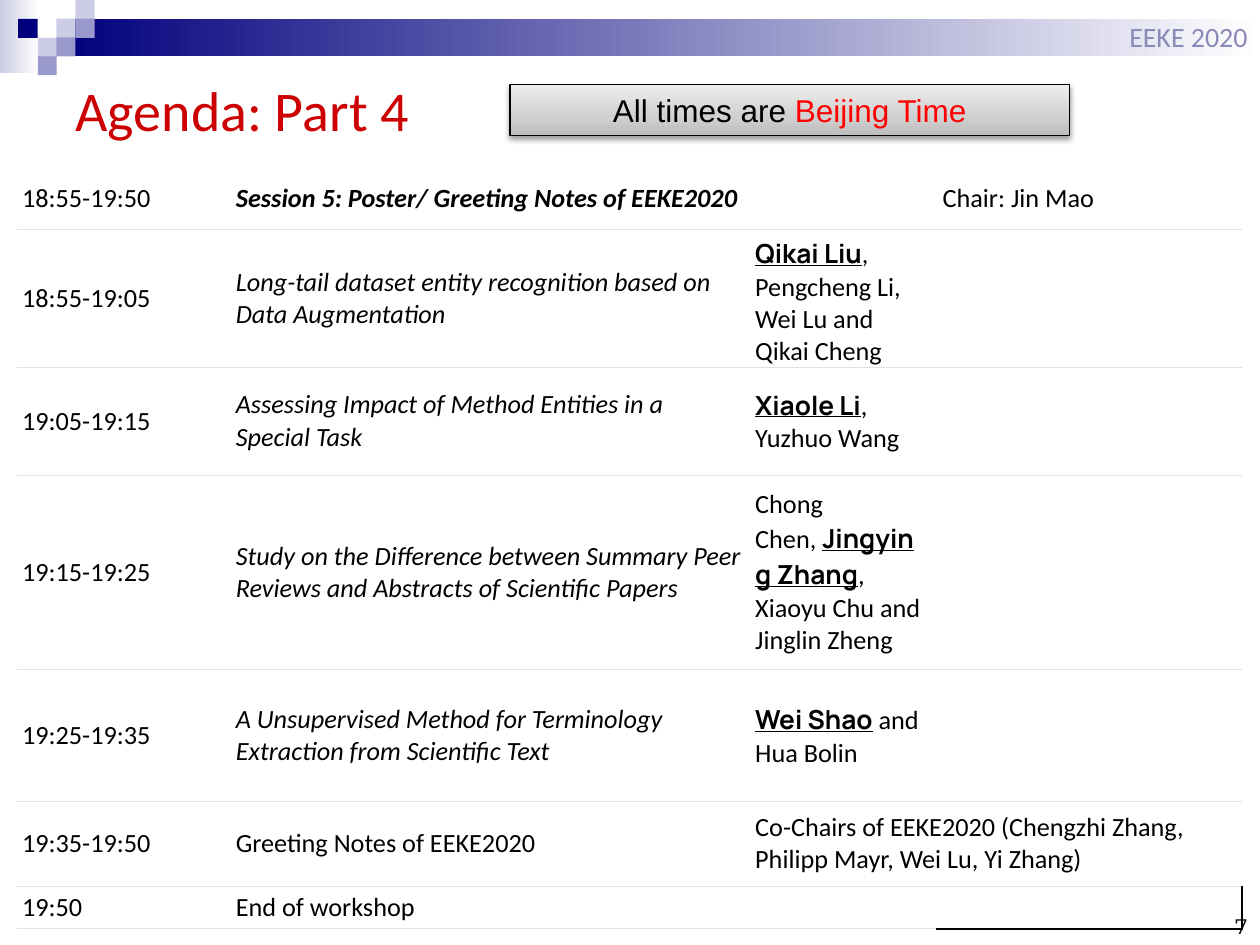
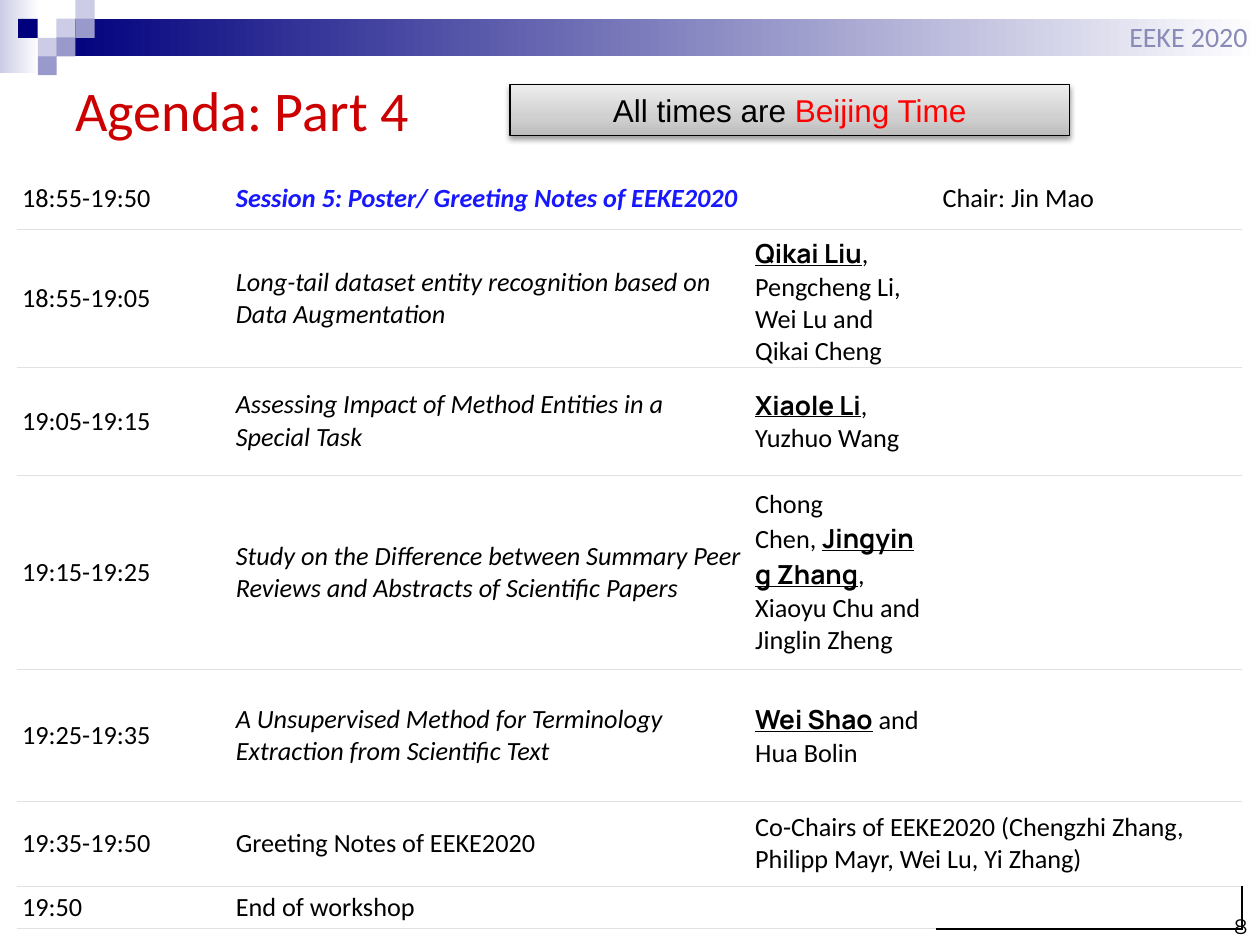
Before and after one commit to EEKE2020/EEKE2020.github.io, a slide deck: slide 8 of slides/eeke2020_intro.pptx (slide 7 before the commit). Drawn at 1260x945 pixels with LibreOffice and Linux fonts; fonts in the diff are those of the drawing. Boxes give left, top, right and bottom in pixels: in the first picture for what was removed or moved away, otherwise in the second. Text is boxed around its words. In the diff, an @@ line names an element or a change of style, - is before the commit and + after.

```diff
--- a/slides/eeke2020_intro.pptx
+++ b/slides/eeke2020_intro.pptx
@@ table at [16, 168, 1241, 934] @@
@@ text colour #000000 to #1818FF in "Session 5: Poster/ Greeting Notes of EEKE2020" @@
@@ page number at [1234, 913, 1247, 934]: text changed @@
-7
+8
```
Also in this commit, not shown: 9 other slides changed, 3 slides added, 2 slides removed.
